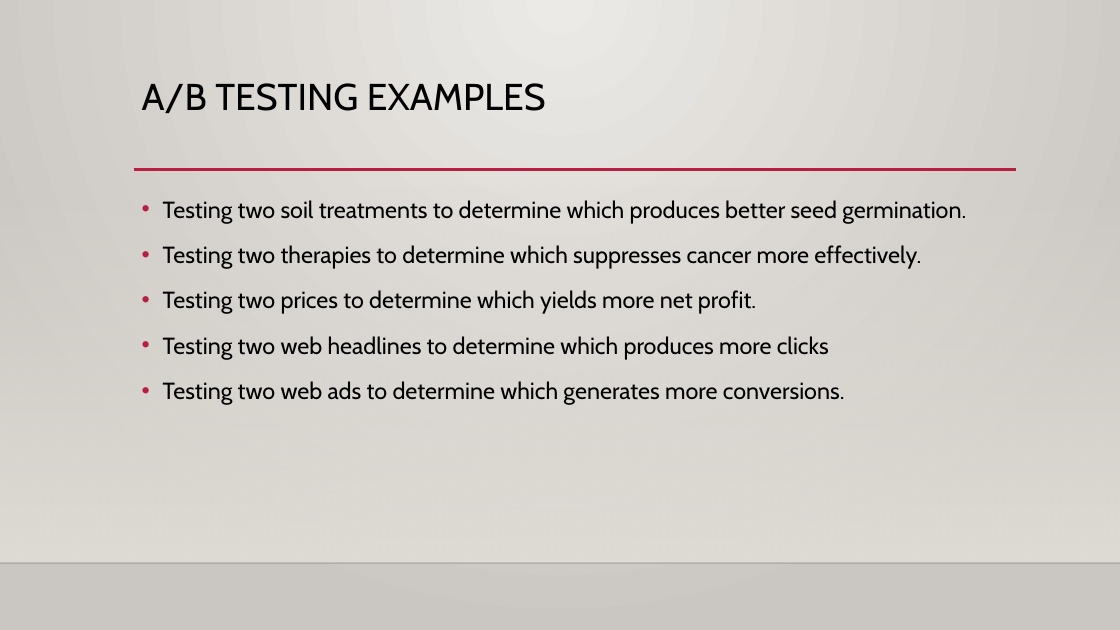
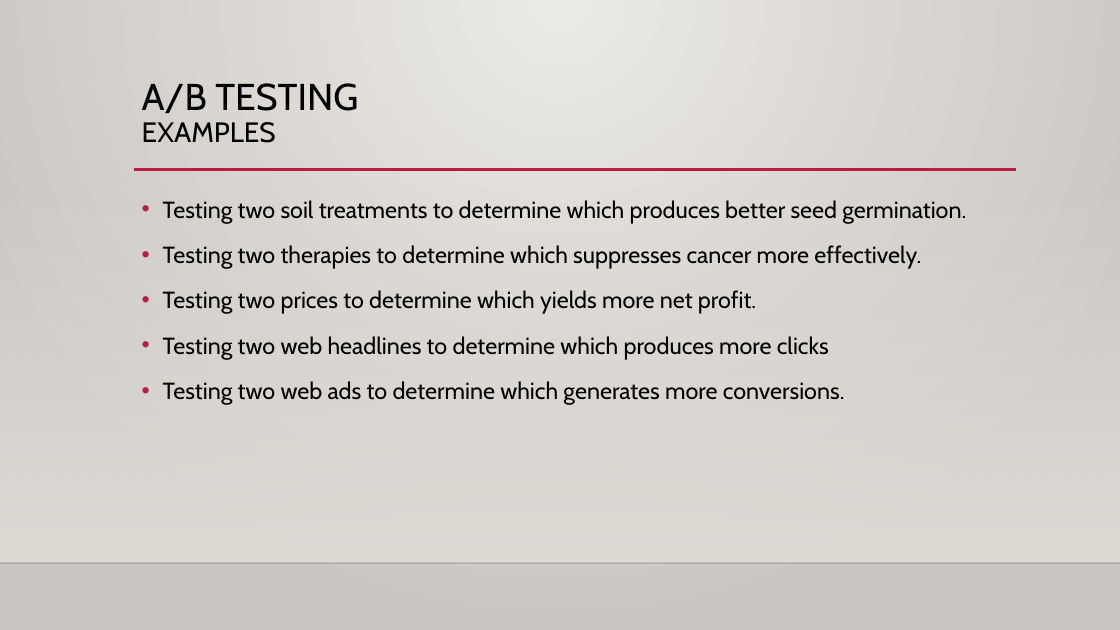
Before and after one commit to AdolfoCastilloC/StatisticsForDS, a slide deck: slide 5 of ppt/Practical Statistics for Data science_Chapter3.pptx. Drawn at 1120x630 pixels with LibreOffice and Linux fonts; fonts in the diff are those of the drawing; background and template pictures are left out. Boxes give left, top, right and bottom in pixels: in the first picture for what was removed or moved away, otherwise in the second. Text is boxed around its words. In the diff, an @@ line names an element or a change of style, - is before the commit and + after.

```diff
--- a/ppt/Practical Statistics for Data science_Chapter3.pptx
+++ b/ppt/Practical Statistics for Data science_Chapter3.pptx
@@ title "A/B TESTING EXAMPLES" at (x1=142, y1=83, x2=358, y2=143): size 32 to 24 pt in "EXAMPLES" @@
```
Also in this commit, not shown: 5 other slides changed.
